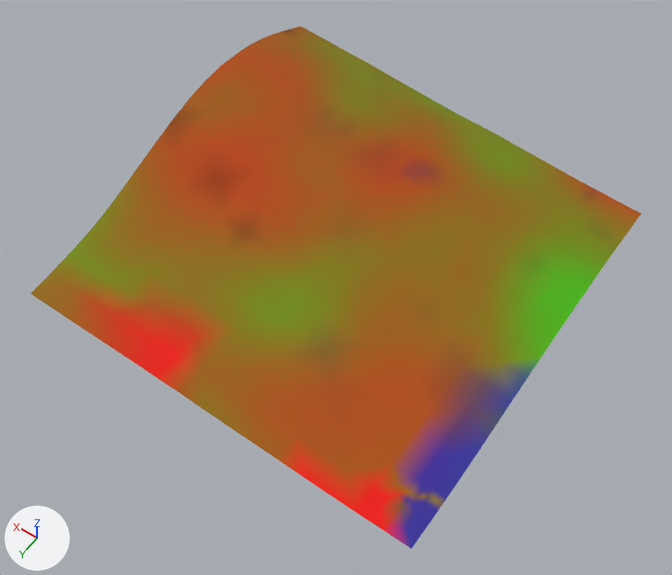
Before and after pictures for a commit that changed the glTF model games/yorimichi/assets/belmonte/meshes/SM_BM_BT_Terrain_3_6.glb.
The view is the same before and after, from a 50 mm lens placed at (-329.0, 1353.0, 442.0), pointed at (-139.0, 1088.0, 25.0). The lights are fixed; the arrows at lower left show +X, +Y and +Z. The older version comes first.

Script lines for the objects in view, before the commit:
```python
me_sm_bt_terrain_3_6 = bpy.data.meshes.new('SM_BT_Terrain_3_6')
me_sm_bt_terrain_3_6.from_pydata(...)  # 537 vertices, 981 faces; spans x -256.0..0.0, y 936.0..1192.0, z 20.0..72.0
me_sm_bt_terrain_3_6.materials.append(mat_bm_000_m_terrain_027)
ob_sm_bm_bt_terrain_3_6 = bpy.data.objects.new('SM_BM_BT_Terrain_3_6', me_sm_bt_terrain_3_6)
ob_sm_bm_bt_terrain_3_6.location = (0.0, 0.0, 0.0)
```
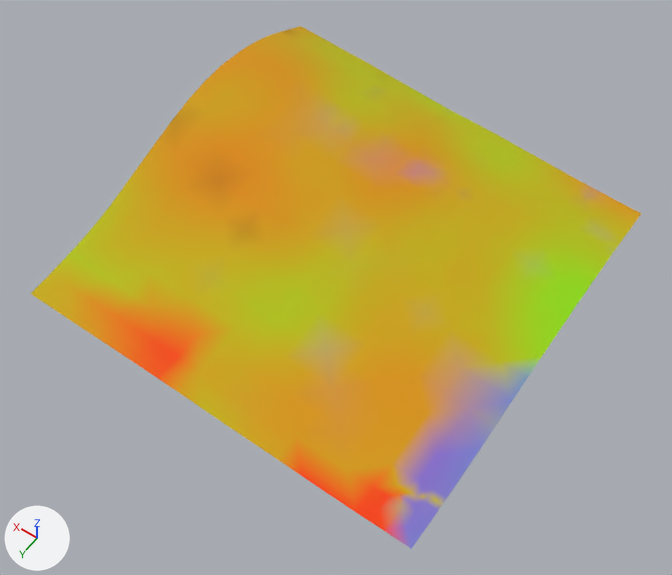
The change, as a diff of the scene's bpy script:
```diff
--- a/games/yorimichi/assets/belmonte/meshes/SM_BM_BT_Terrain_3_6.glb.py
+++ b/games/yorimichi/assets/belmonte/meshes/SM_BM_BT_Terrain_3_6.glb.py
@@ me_sm_bt_terrain_3_6 @@
 me_sm_bt_terrain_3_6.from_pydata(...)  # 537 vertices, 981 faces; spans x -256.0..0.0, y 936.0..1192.0, z 20.0..72.0
 # used by ob_sm_bm_bt_terrain_3_6; location = (0.0, 0.0, 0.0)
+# me_sm_bt_terrain_3_6 part 1: 510 faces centred in x -255.0..-6.0, y 938.0..1184.0, z 20.0..61.0 are repainted in the vertex colours; the middle colour goes from yellow #837900 to yellow #beb700
+# me_sm_bt_terrain_3_6 part 2: 267 faces centred in x -254.0..-3.0, y 938.0..1189.0, z 20.0..68.0 are repainted in the vertex colours; the middle colour goes from brown #9e5f00 to yellow #cea400
+# me_sm_bt_terrain_3_6 part 3: 204 faces centred in x -251.0..-3.0, y 938.0..1189.0, z 20.0..71.0 are repainted in the vertex colours; the middle colour goes from brown #b04e00 to orange #d89600
 me_sm_bt_terrain_3_6.materials.append(mat_bm_000_m_terrain_027)
```

Where the change shows, as pixel boxes [x1, y1, x2, y2] in the pictures (672 x 575 px):
part 1 of me_sm_bt_terrain_3_6, recoloured (lighter)
    both: [32, 33, 631, 549]
part 2 of me_sm_bt_terrain_3_6, recoloured (brown to yellow)
    both: [31, 26, 642, 548]
part 3 of me_sm_bt_terrain_3_6, recoloured (brown to orange)
    both: [71, 42, 641, 530]
